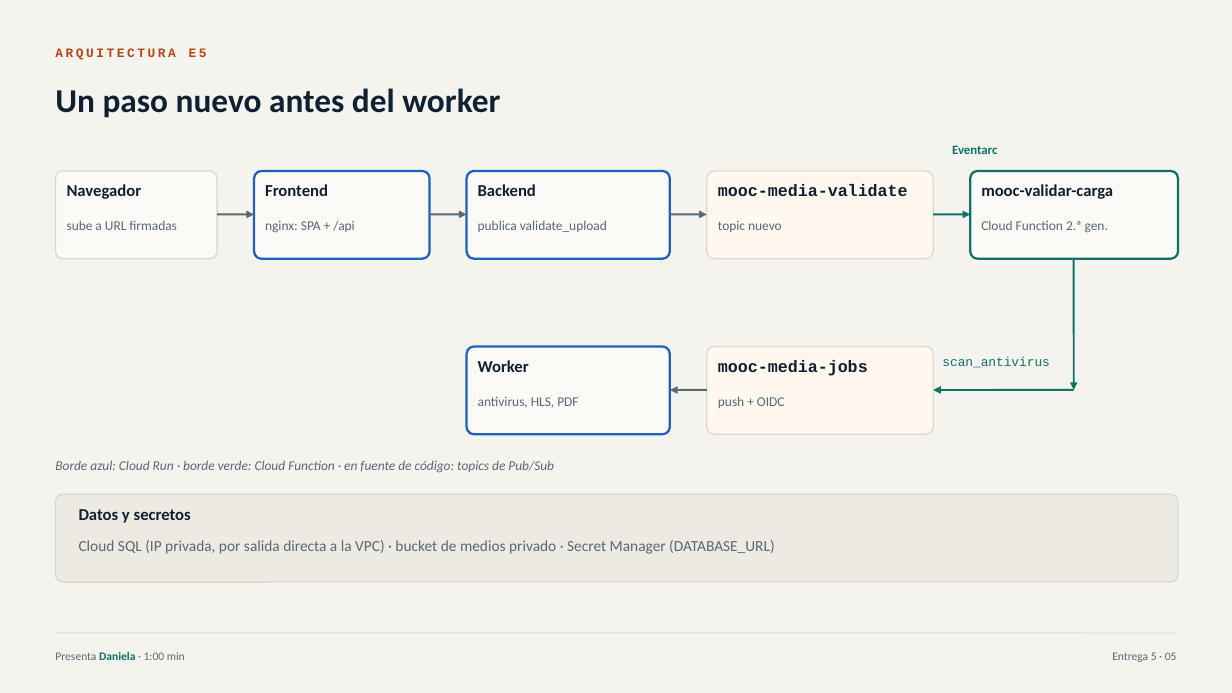
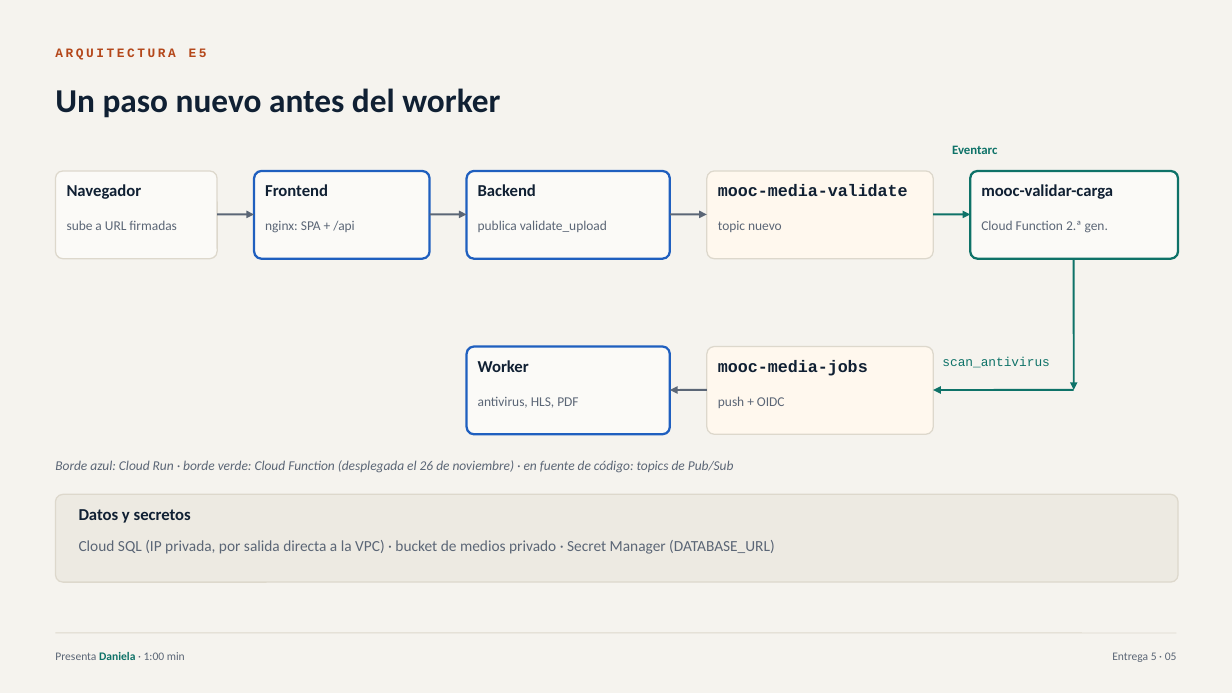
Before and after one commit to danielasolarte/Proyecto-Desarrollo, a slide deck: slide 5 of docs/entrega5/Sustentacion-Entrega5.pptx. Drawn at 1232x693 pixels with LibreOffice and Linux fonts; fonts in the diff are those of the drawing. Boxes give left, top, right and bottom in pixels: in the first picture for what was removed or moved away, otherwise in the second. Text is boxed around its words. In the diff, an @@ line names an element or a change of style, - is before the commit and + after.

```diff
--- a/docs/entrega5/Sustentacion-Entrega5.pptx
+++ b/docs/entrega5/Sustentacion-Entrega5.pptx
@@ text at (55, 460, 734, 473): text changed @@
-Borde azul: Cloud Run · borde verde: Cloud Function · en fuente de código: topics de Pub/Sub
+Borde azul: Cloud Run · borde verde: Cloud Function (desplegada el 26 de noviembre) · en fuente de código: topics de Pub/Sub
```
Also in this commit, not shown: 1 other slide changed, 3 other files.
